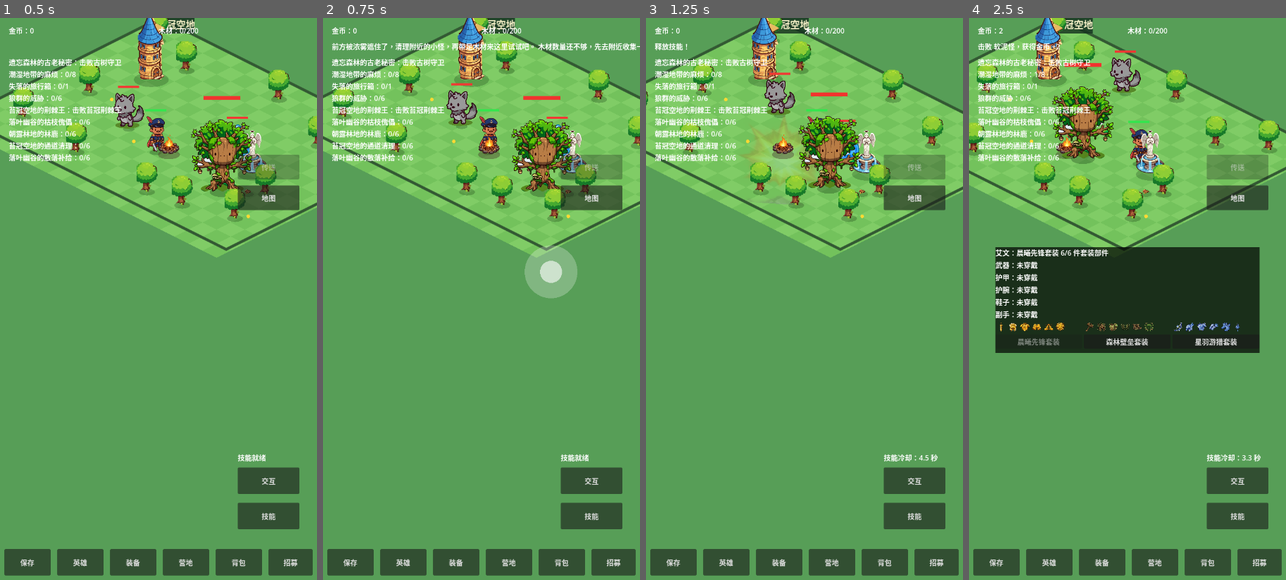
Above: before the commit, frames 1-4 (left to right).
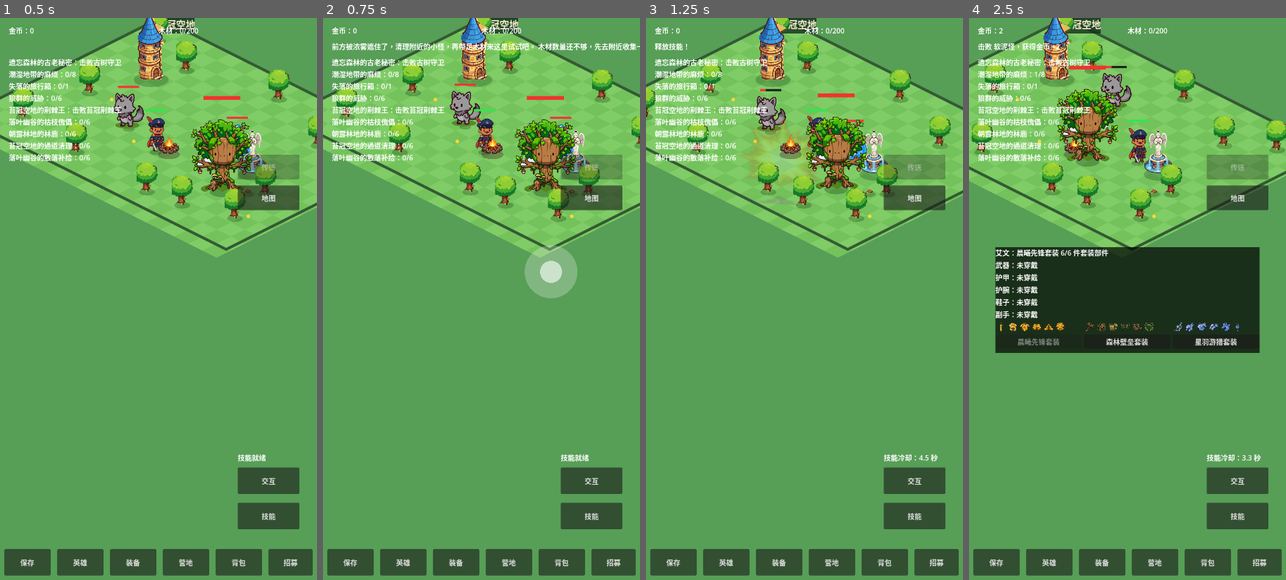
Above: after the commit, the same moments.

Repository: oneyi53/game
Game: Godot game, scene res://scenes/main.tscn
The game is run twice, just before and just after one commit, with the same random seed, the same clock (stepped at 60 frames per second) and the same inputs.
Inputs (mouse positions are in pixels of both pictures, inside the frame that each line leads up to):
- Up to frame 1 (0.5 s): no input
- Up to frame 2 (0.75 s): tap Enter at 0.5 s; move the mouse to (551, 270) at 0.52 s; hold Right (ui_right) from 0.53 s (still down); tap E at 0.6 s; click (551, 270) at 0.67 s
- Up to frame 3 (1.25 s): keep holding Right (ui_right); tap Space at 0.77 s
- Up to frame 4 (2.5 s): release Right (ui_right) at 1.25 s; drag from (1064, 327) to (1111, 411) at 1.27 s; move the mouse to (1159, 175) at 2.02 s; hold Right (ui_right) from 2.03 s (still down); tap Q at 2.1 s

Frame 1 is identical in both runs. In frame 2, 6.7% of the frame differs, in the area x 0-100%, y 0-43%; in frame 3, 10%; in frame 4, 10%, in the area x 0-100%, y 0-42%.

Commit message:
Improve hero movement acceleration, braking and facing feedback

Diff:
--- a/scripts/character/hero.gd
+++ b/scripts/character/hero.gd
@@ -45,6 +45,10 @@
 var scan_interval: float = 0.25
 var heal_timer: float = 2.0
 var dash_timer: float = 0.0
+var move_acceleration: float = 900.0
+var move_braking: float = 1200.0
+var facing_sign: float = 1.0
+var motion_phase: float = 0.0
 
 func setup(p_data: Dictionary, p_is_captain: bool) -> void:
     data = p_data
@@ -131,16 +135,23 @@
         if skill_cooldown_remaining <= 0.0:
             skill_cooldown_remaining = 0.0
             skill_ready = true
+    var desired_velocity: Vector2 = Vector2.ZERO
     if is_captain:
-        velocity = move_input * move_speed
-    else:
-        velocity = Vector2.ZERO
-        if captain_ref != null:
-            var target_pos: Vector2 = captain_ref.global_position + formation_offset
-            var diff: Vector2 = target_pos - global_position
-            if diff.length() > 30.0:
-                var speed: float = move_speed * 2.0 if diff.length() > 180.0 else move_speed
-                velocity = diff.normalized() * speed
+        desired_velocity = move_input.limit_length(1.0) * move_speed
+    elif captain_ref != null:
+        var target_pos: Vector2 = captain_ref.global_position + formation_offset
+        var diff: Vector2 = target_pos - global_position
+        if diff.length() > 30.0:
+            var catchup_speed: float = move_speed * 1.65 if diff.length() > 180.0 else move_speed * 0.92
+            desired_velocity = diff.normalized() * catchup_speed
+    var rate: float = move_acceleration if desired_velocity.length_squared() > velocity.length_squared() else move_braking
+    velocity = velocity.move_toward(desired_velocity, rate * delta)
+    if velocity.x < -2.0:
+        facing_sign = -1.0
+    elif velocity.x > 2.0:
+        facing_sign = 1.0
+    if velocity.length_squared() > 9.0:
+        motion_phase += delta * clampf(velocity.length() / maxf(move_speed, 1.0), 0.35, 1.5) * 10.0
     move_and_slide()
     global_position = WorldMaps.clamp_position(global_position)
     if dash_timer > 0.0:
@@ -287,10 +298,16 @@
     draw_circle(Vector2.ZERO, 14.0, Color(0.05, 0.18, 0.05, 0.28))
     draw_set_transform(offset)
     var texture: Texture2D = HERO_TEXTURES.get(hero_id)
+    var moving: bool = velocity.length_squared() > 9.0
+    var bob: float = sin(motion_phase) * (2.4 if moving else 0.8)
+    # Current art is a single static PNG, not a sprite sheet. This is
+    # restrained procedural motion and facing feedback, not frame animation.
+    draw_set_transform(offset + Vector2(0.0, bob), 0.0, Vector2(facing_sign, 1.0))
     if texture != null:
         draw_texture_rect(texture, Rect2(-48.0, -90.0, 96.0, 96.0), false)
     else:
         draw_circle(Vector2.ZERO, 18.0, hero_color)
+    draw_set_transform(offset)
     draw_rect(Rect2(-24.0, -98.0, 48.0, 5.0), Color(0.08, 0.08, 0.08, 0.9))
     var fill: float = 48.0 * float(hp) / float(max_hp) if max_hp > 0 else 0.0
     draw_rect(Rect2(-24.0, -98.0, fill, 5.0), Color(0.2, 0.9, 0.3))
